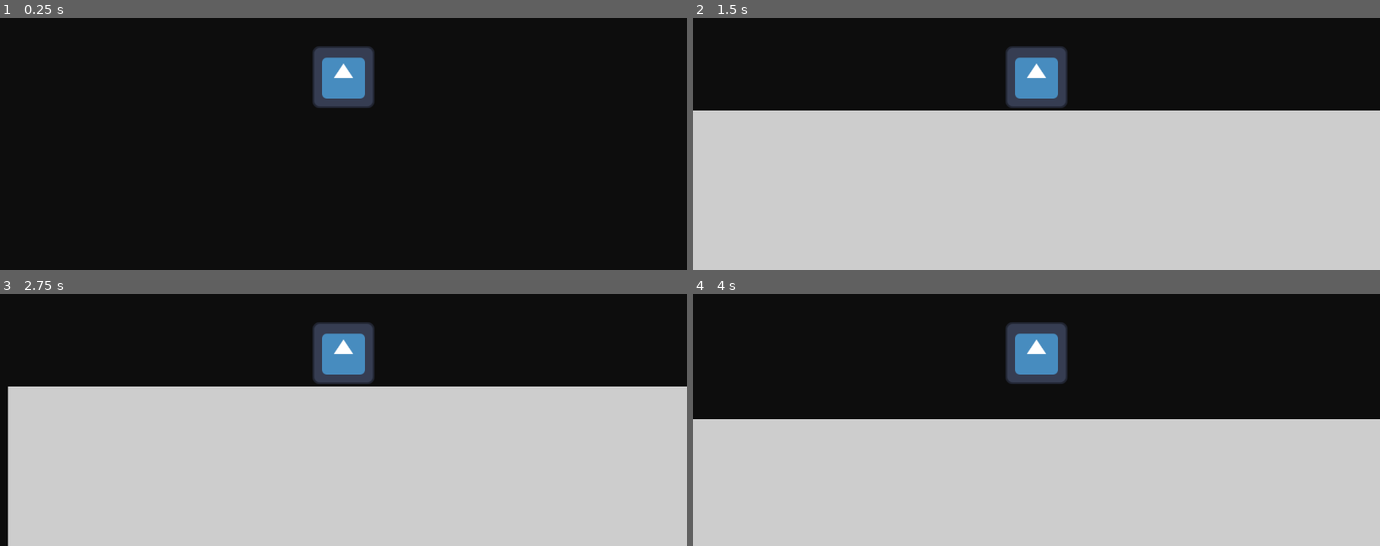
Above: before the commit, frames 1-4 (two rows, left to right).
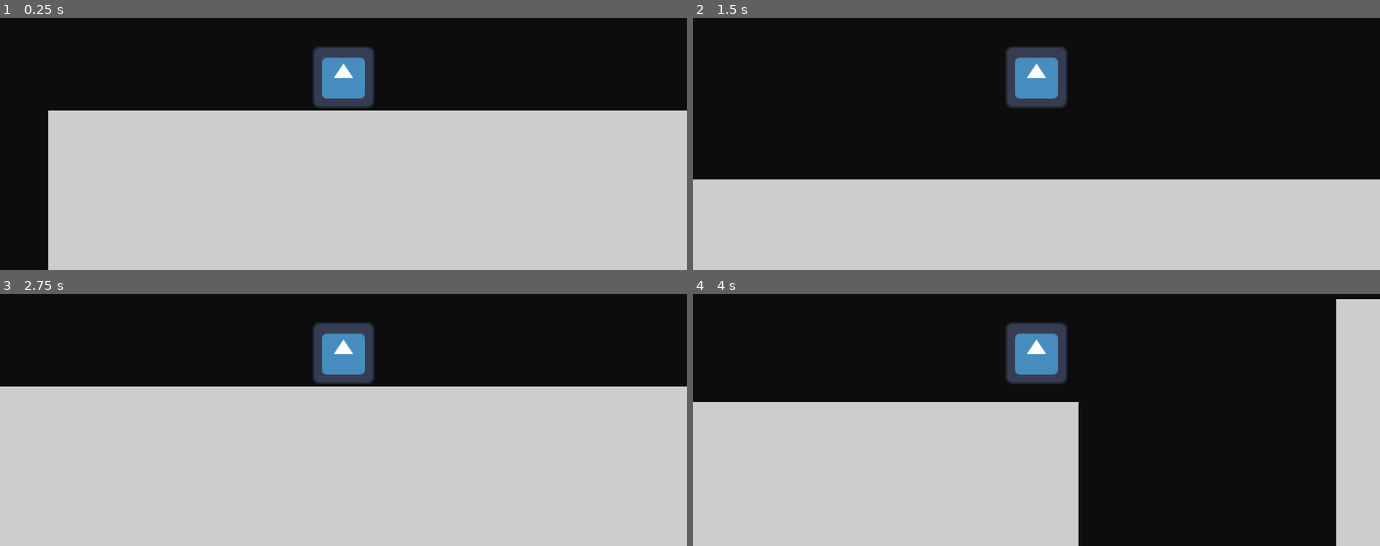
Above: after the commit, the same moments.

Repository: ad-g/Ninja-Returns
Game: Godot game, scene res://levels/test level/level_test.tscn
Two runs of this game, one before a commit and one after it. Both use one fixed random seed, a clock stepped at 60 frames per second and the inputs below. The engine's default icon, where the game draws it, is replaced by a stand-in: a white triangle on a blue panel in a dark square.
Inputs:
- Up to frame 1 (0.25 s): no input
- Up to frame 2 (1.5 s): tap Enter at 0.5 s; hold D (move_right) from 0.53 s (still down); tap Space (jump) at 0.77 s
- Up to frame 3 (2.75 s): tap Space (jump) at 1.52 s; release D (move_right) at 2.03 s; hold A (move_left) from 2.03 s (still down)
- Up to frame 4 (4 s): release A (move_left) at 2.78 s; hold D (move_right) from 2.78 s (still down); tap Space (jump) at 3.02, 3.77 s

The runs differ from the first frame. In frame 1, 59% of the frame differs, in the area x 7-100%, y 36-100%; in frame 2, 28%; in frame 3, 0.8%; in frame 4, 26%.

Commit message:
Player and Test Level adjusts
Organized floor scenes into a node folder, adjust player speed and jump, and added a quit and restart function for debugging.

Diff:
--- a/levels/test level/level_test.tscn
+++ b/levels/test level/level_test.tscn
@@ -7,22 +7,25 @@
 [node name="LevelTest" instance=ExtResource("1_g5rn3")]
 
 [node name="Player" parent="." index="0" instance=ExtResource("2_ukdrd")]
+position = Vector2(325, 458)
 collision_mask = 2
 
-[node name="Floor" parent="." index="1" instance=ExtResource("3_lepu4")]
+[node name="Floors" type="Node" parent="." index="1"]
 
-[node name="Floor2" parent="." index="2" instance=ExtResource("3_lepu4")]
+[node name="Floor" parent="Floors" index="0" instance=ExtResource("3_lepu4")]
+
+[node name="Floor2" parent="Floors" index="1" instance=ExtResource("3_lepu4")]
 position = Vector2(-1210, 975)
 scale = Vector2(0.4, 1)
 
-[node name="Floor3" parent="." index="3" instance=ExtResource("3_lepu4")]
+[node name="Floor3" parent="Floors" index="2" instance=ExtResource("3_lepu4")]
 position = Vector2(2761, 407)
 scale = Vector2(0.564609, 0.991218)
 
-[node name="Floor4" parent="." index="4" instance=ExtResource("3_lepu4")]
+[node name="Floor4" parent="Floors" index="3" instance=ExtResource("3_lepu4")]
 position = Vector2(4886, 1108)
 scale = Vector2(0.564609, 0.991218)
 
-[node name="Floor5" parent="." index="5" instance=ExtResource("3_lepu4")]
+[node name="Floor5" parent="Floors" index="4" instance=ExtResource("3_lepu4")]
 position = Vector2(-2776, 926)
 scale = Vector2(0.564609, 0.991218)
--- a/player/player.gd
+++ b/player/player.gd
@@ -1,11 +1,14 @@
 extends CharacterBody2D
 
 
-const SPEED = 500.0
-const JUMP_VELOCITY = -400.0
+const SPEED = 680.0
+const JUMP_VELOCITY = -600.0
 
 var gravity = ProjectSettings.get_setting("physics/2d/default_gravity")
 
+func _process(_delta):
+	handle_manual_restart()
+	handle_manual_quit()
 
 func _physics_process(delta):
 	if not is_on_floor():
@@ -21,3 +24,11 @@
 		velocity.x = move_toward(velocity.x, 0, SPEED)
 
 	move_and_slide()
+
+func handle_manual_restart():
+	if Input.is_action_just_pressed("restart"):
+		get_tree().reload_current_scene()
+
+func handle_manual_quit():
+	if Input.is_action_just_pressed("escape"):
+		get_tree().quit()
--- a/project.godot
+++ b/project.godot
@@ -39,6 +39,16 @@
 "events": [Object(InputEventKey,"resource_local_to_scene":false,"resource_name":"","device":-1,"window_id":0,"alt_pressed":false,"shift_pressed":false,"ctrl_pressed":false,"meta_pressed":false,"pressed":false,"keycode":0,"physical_keycode":32,"key_label":0,"unicode":32,"echo":false,"script":null)
 ]
 }
+restart={
+"deadzone": 0.5,
+"events": [Object(InputEventKey,"resource_local_to_scene":false,"resource_name":"","device":-1,"window_id":0,"alt_pressed":false,"shift_pressed":false,"ctrl_pressed":false,"meta_pressed":false,"pressed":false,"keycode":0,"physical_keycode":82,"key_label":0,"unicode":114,"echo":false,"script":null)
+]
+}
+escape={
+"deadzone": 0.5,
+"events": [Object(InputEventKey,"resource_local_to_scene":false,"resource_name":"","device":-1,"window_id":0,"alt_pressed":false,"shift_pressed":false,"ctrl_pressed":false,"meta_pressed":false,"pressed":false,"keycode":0,"physical_keycode":4194305,"key_label":0,"unicode":0,"echo":false,"script":null)
+]
+}
 
 [layer_names]
 
